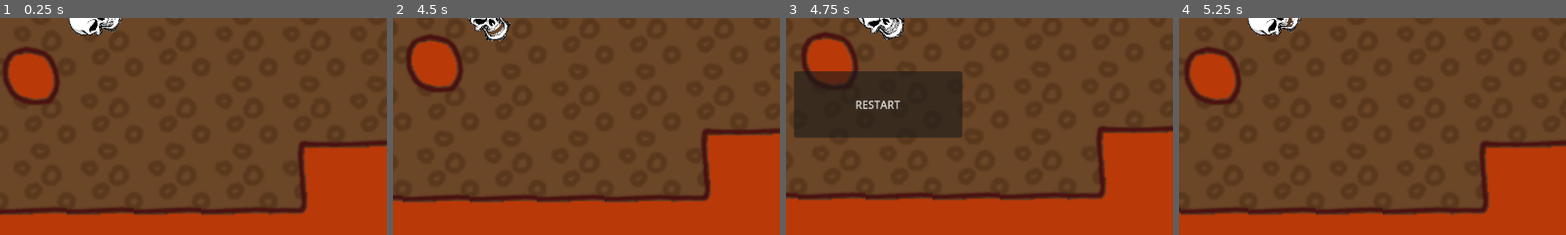
Above: before the commit, frames 1-4 (left to right).
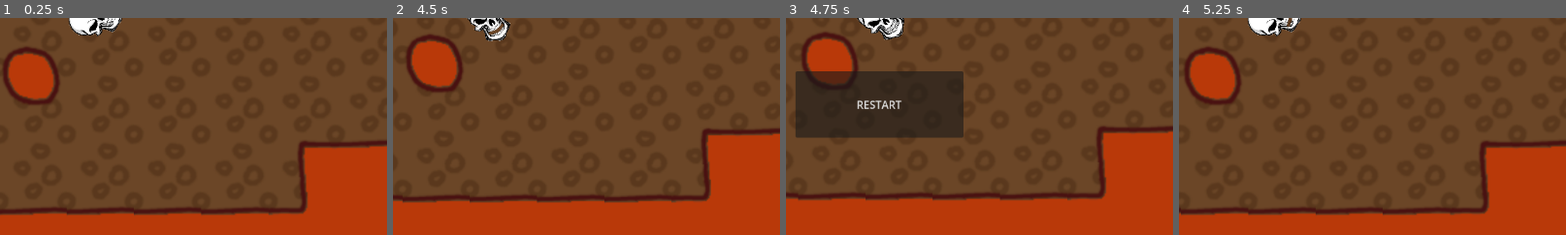
Above: after the commit, the same moments.

Repository: StarikTenger/HellRacing2024
Game: Godot game, scene res://main.tscn
The game is run twice, just before and just after one commit, with the same random seed, the same clock (stepped at 60 frames per second) and the same inputs.
Inputs:
- Up to frame 1 (0.25 s): no input
- Up to frame 2 (4.5 s): hold D (right) 0.53-1.28 s; hold Down (down) 1.28-2.03 s; hold D (right) 2.03-3.53 s; hold A (left) from 3.53 s (still down)
- Up to frame 3 (4.75 s): keep holding A (left)
- Up to frame 4 (5.25 s): release A (left) at 5 s; click "RESTART" at 5 s
The pictures show only the part of the screen within x 38-88%, y 50-100%; the shares and areas given below are measured in that part.

Frames 1-2 are identical in both runs. In frame 3, 0.6% of the frame differs, in the area x 2-46%, y 24-55%; in frame 4, nothing differs.

Commit message:
death screen size to window

Diff:
--- a/scenes/HUD.tscn
+++ b/scenes/HUD.tscn
@@ -1,7 +1,21 @@
-[gd_scene load_steps=4 format=3 uid="uid://bgliaq1l215wb"]
+[gd_scene load_steps=5 format=3 uid="uid://dd1bnvw7rawck"]
 
 [ext_resource type="Texture2D" uid="uid://ben2e0mlkukio" path="res://textures/HUD/healthbarUnder.png" id="1_unjh5"]
 [ext_resource type="Texture2D" uid="uid://dpul6hjk02dnx" path="res://textures/HUD/healthbarProgress.png" id="2_esp00"]
+
+[sub_resource type="GDScript" id="GDScript_ncir6"]
+script/source = "extends CanvasLayer
+
+
+# Called when the node enters the scene tree for the first time.
+func _ready():
+	pass # Replace with function body.
+
+
+# Called every frame. 'delta' is the elapsed time since the previous frame.
+func _process(delta):
+	get_node(\"DeathScreen\").size = get_viewport().size
+"
 
 [sub_resource type="GDScript" id="GDScript_774fc"]
 script/source = "extends Control
@@ -21,6 +35,7 @@
 "
 
 [node name="CanvasLayer" type="CanvasLayer"]
+script = SubResource("GDScript_ncir6")
 
 [node name="OverheatBar" type="TextureProgressBar" parent="."]
 offset_left = 415.0
Not shown: 1 places in main.tscn that only renumber resources
